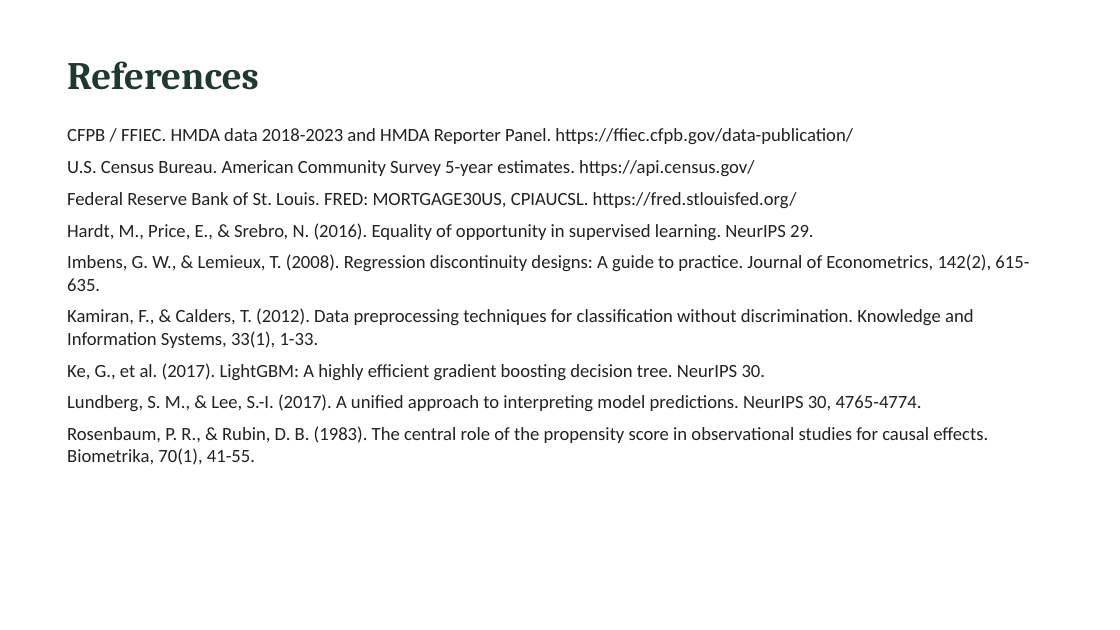
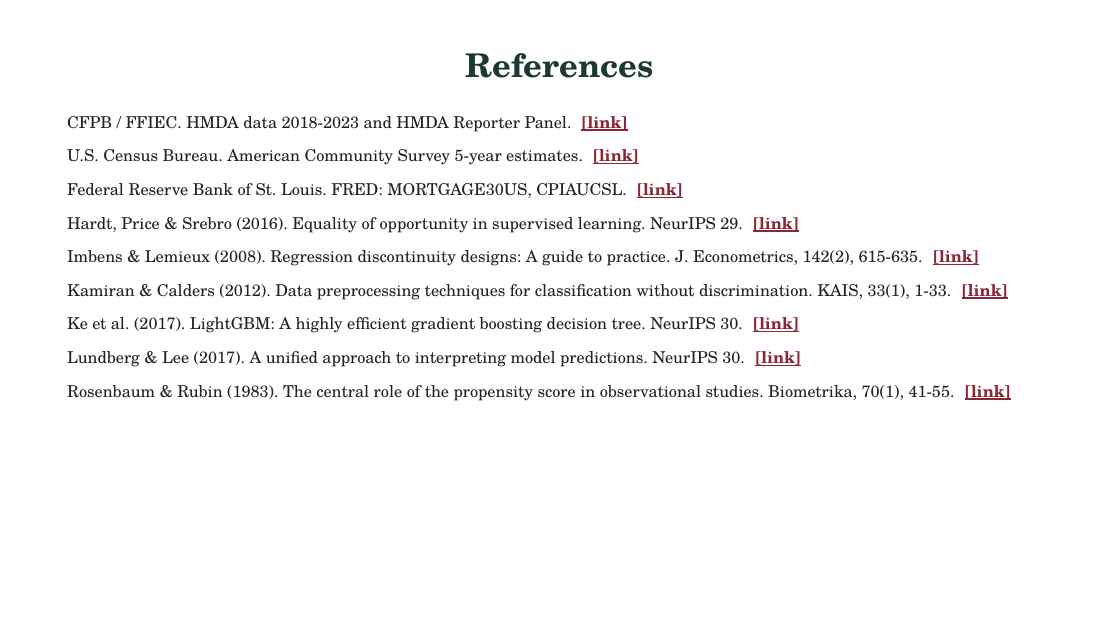
Before and after one commit to Rishhhhub/fair-mortgage-approval, a slide deck: slide 14 of deliverables/Group_8_Fair_Mortgage_Approval_Decisions_Presentation.pptx. Drawn at 1120x630 pixels with LibreOffice and Linux fonts; fonts in the diff are those of the drawing. Boxes give left, top, right and bottom in pixels: in the first picture for what was removed or moved away, otherwise in the second. Text is boxed around its words. In the diff, an @@ line names an element or a change of style, - is before the commit and + after.

```diff
--- a/deliverables/Group_8_Fair_Mortgage_Approval_Decisions_Presentation.pptx
+++ b/deliverables/Group_8_Fair_Mortgage_Approval_Decisions_Presentation.pptx
@@ text "References" at (x1=466, y1=53, x2=654, y2=78): size 25 to 21 pt, font Cambria to TeX Gyre Schola; alignment left to centre @@
@@ text at (x1=67, y1=116, x2=1011, y2=401): text changed; size 12 to 10.5 pt; font Calibri to TeX Gyre Schola @@
-CFPB / FFIEC. HMDA data 2018-2023 and HMDA Reporter Panel. https://ffiec.cfpb.gov/data-publication/
-U.S. Census Bureau. American Community Survey 5-year estimates. https://api.census.gov/
-Federal Reserve Bank of St. Louis. FRED: MORTGAGE30US, CPIAUCSL. https://fred.stlouisfed.org/
-Hardt, M., Price, E., & Srebro, N. (2016). Equality of opportunity in supervised learning. NeurIPS 29.
-Imbens, G. W., & Lemieux, T. (2008). Regression discontinuity designs: A guide to practice. Journal of Econometrics, 142(2), 615-635.
-Kamiran, F., & Calders, T. (2012). Data preprocessing techniques for classification without discrimination. Knowledge and Information Systems, 33(1), 1-33.
-Ke, G., et al. (2017). LightGBM: A highly efficient gradient boosting decision tree. NeurIPS 30.
-Lundberg, S. M., & Lee, S.-I. (2017). A unified approach to interpreting model predictions. NeurIPS 30, 4765-4774.
-Rosenbaum, P. R., & Rubin, D. B. (1983). The central role of the propensity score in observational studies for causal effects. Biometrika, 70(1), 41-55.
+CFPB / FFIEC. HMDA data 2018-2023 and HMDA Reporter Panel. [link]
+U.S. Census Bureau. American Community Survey 5-year estimates. [link]
+Federal Reserve Bank of St. Louis. FRED: MORTGAGE30US, CPIAUCSL. [link]
+Hardt, Price & Srebro (2016). Equality of opportunity in supervised learning. NeurIPS 29. [link]
+Imbens & Lemieux (2008). Regression discontinuity designs: A guide to practice. J. Econometrics, 142(2), 615-635. [link]
+Kamiran & Calders (2012). Data preprocessing techniques for classification without discrimination. KAIS, 33(1), 1-33. [link]
+Ke et al. (2017). LightGBM: A highly efficient gradient boosting decision tree. NeurIPS 30. [link]
+Lundberg & Lee (2017). A unified approach to interpreting model predictions. NeurIPS 30. [link]
+Rosenbaum & Rubin (1983). The central role of the propensity score in observational studies. Biometrika, 70(1), 41-55. [link]
```
Also in this commit, not shown: 15 other slides changed, 4 other files.
